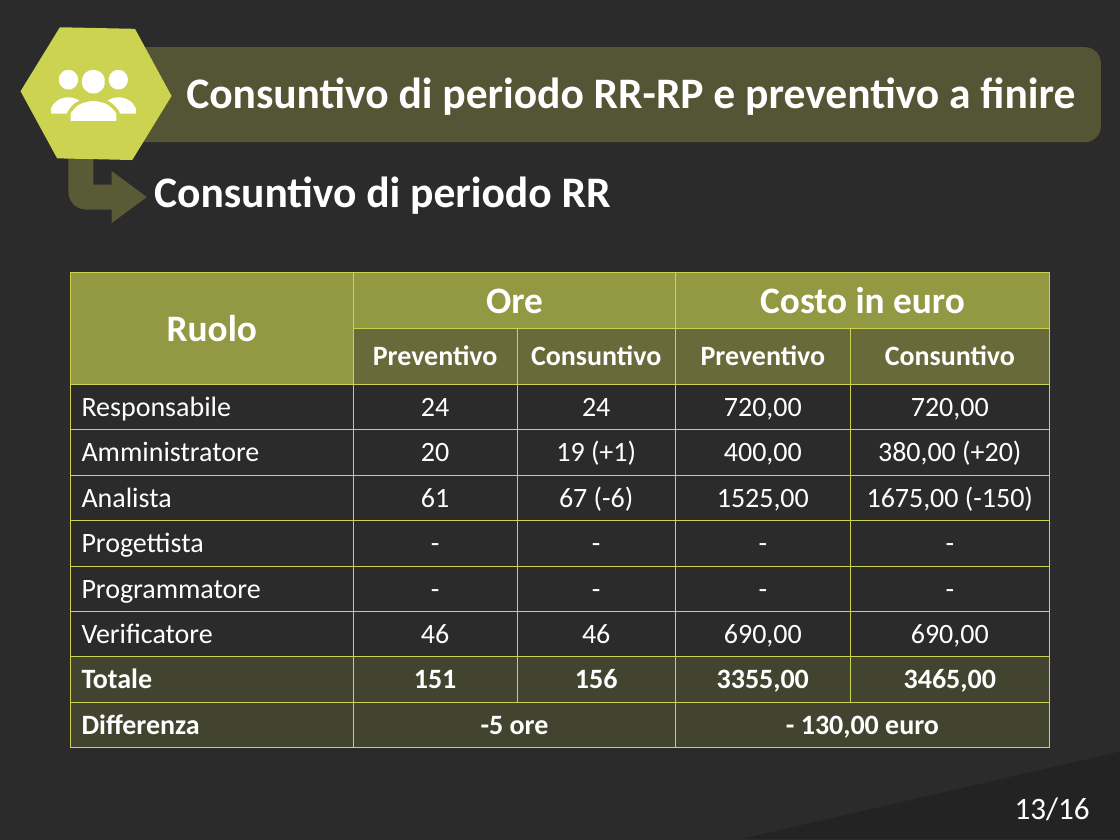
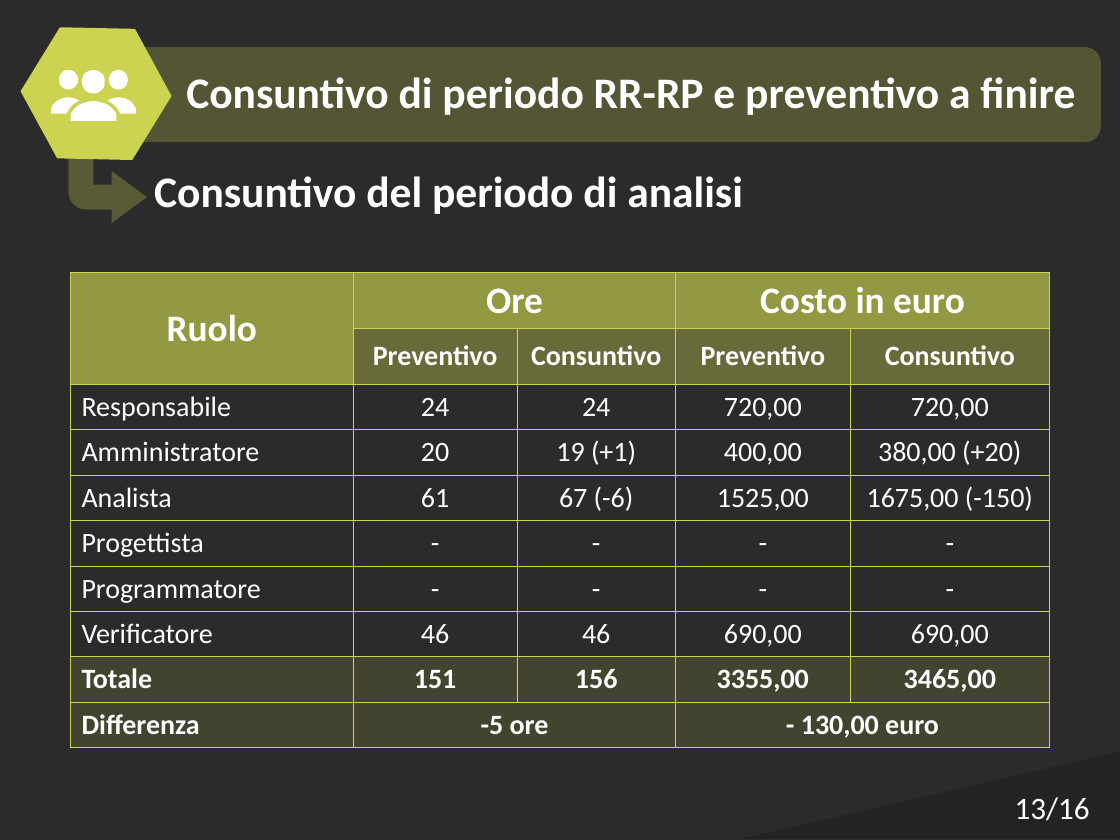
Before and after one commit to Italiaracerx/progettoSWE, a slide deck: slide 13 of Presentazioni/DEF Presentazione RP 19-03-2018.pptx. Drawn at 1120x840 pixels with LibreOffice and Linux fonts; fonts in the diff are those of the drawing; background and template pictures are left out; a plain dark background stands for a picture behind light text. Boxes give left, top, right and bottom in pixels: in the first picture for what was removed or moved away, otherwise in the second. Text is boxed around its words. In the diff, an @@ line names an element or a change of style, - is before the commit and + after.

```diff
--- a/Presentazioni/DEF Presentazione RP 19-03-2018.pptx
+++ b/Presentazioni/DEF Presentazione RP 19-03-2018.pptx
@@ text at (x1=154, y1=176, x2=743, y2=214): text changed @@
-Consuntivo di periodo RR
+Consuntivo del periodo di analisi
```
Also in this commit, not shown: 1 other slide changed.
